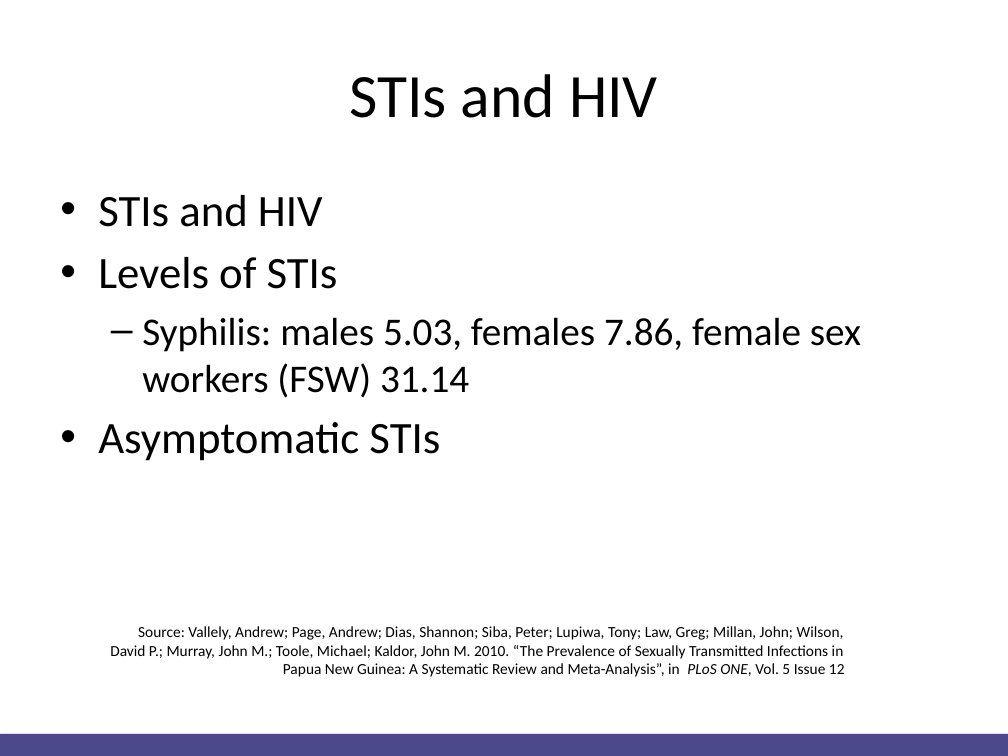
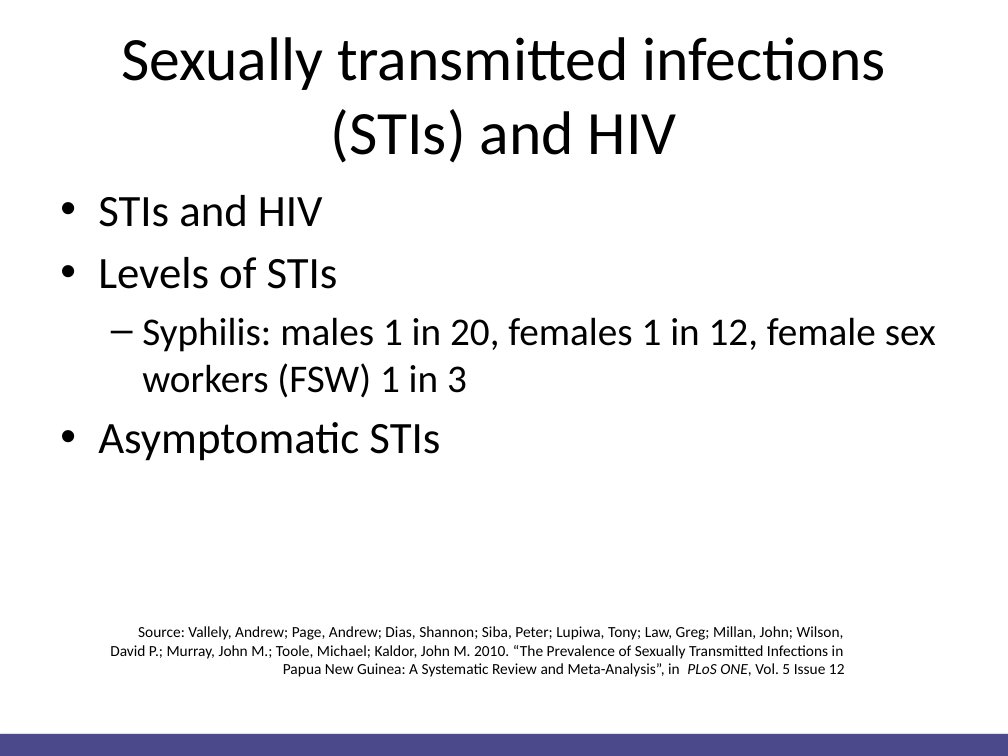
Before and after one commit to Christopher-Rock/hivandppt, a slide deck: slide 3 of Christopher Rock HIV and PPT.pptx. Drawn at 1008x756 pixels with LibreOffice and Linux fonts; fonts in the diff are those of the drawing. Boxes give left, top, right and bottom in pixels: in the first picture for what was removed or moved away, otherwise in the second. Text is boxed around its words. In the diff, an @@ line names an element or a change of style, - is before the commit and + after.

```diff
--- a/Christopher Rock HIV and PPT.pptx
+++ b/Christopher Rock HIV and PPT.pptx
@@ title at (121,37,885,163): text changed @@
-STIs and HIV
+Sexually transmitted infections (STIs) and HIV
@@ text at (142,317,936,398): text changed @@
-  – Syphilis: males 5.03, females 7.86, female sex workers (FSW) 31.14
+  – Syphilis: males 1 in 20, females 1 in 12, female sex workers (FSW) 1 in 3
```
Also in this commit, not shown: 1 other slide changed, 11 other files.
